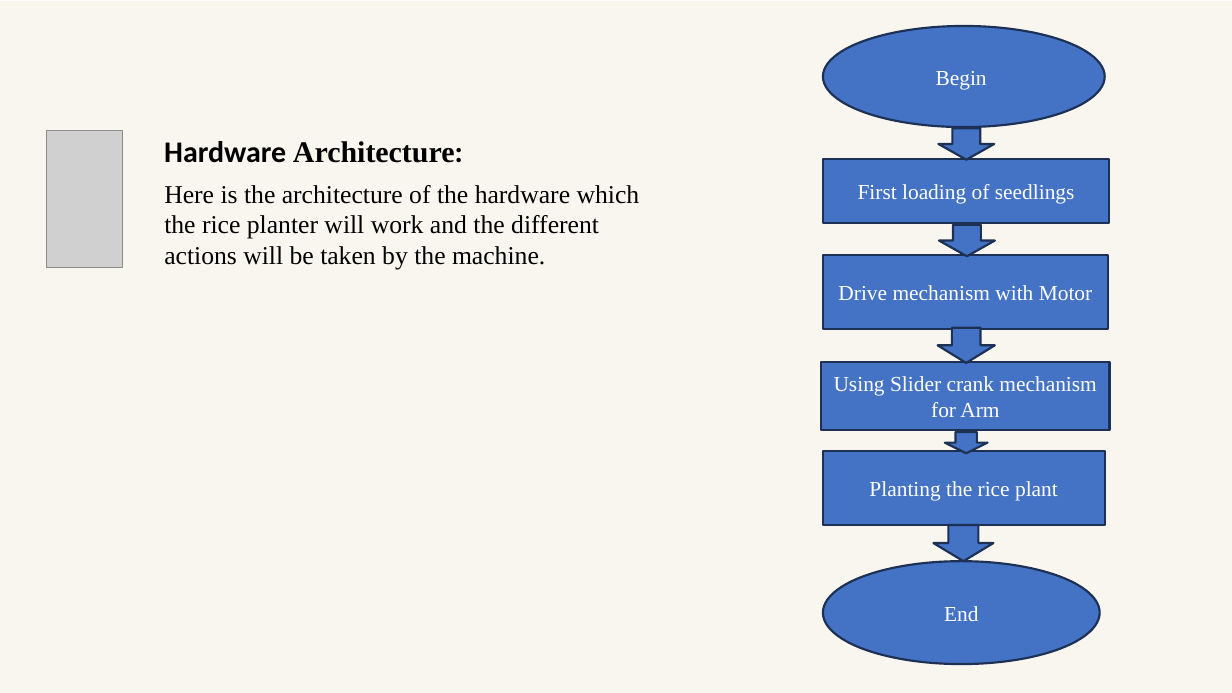
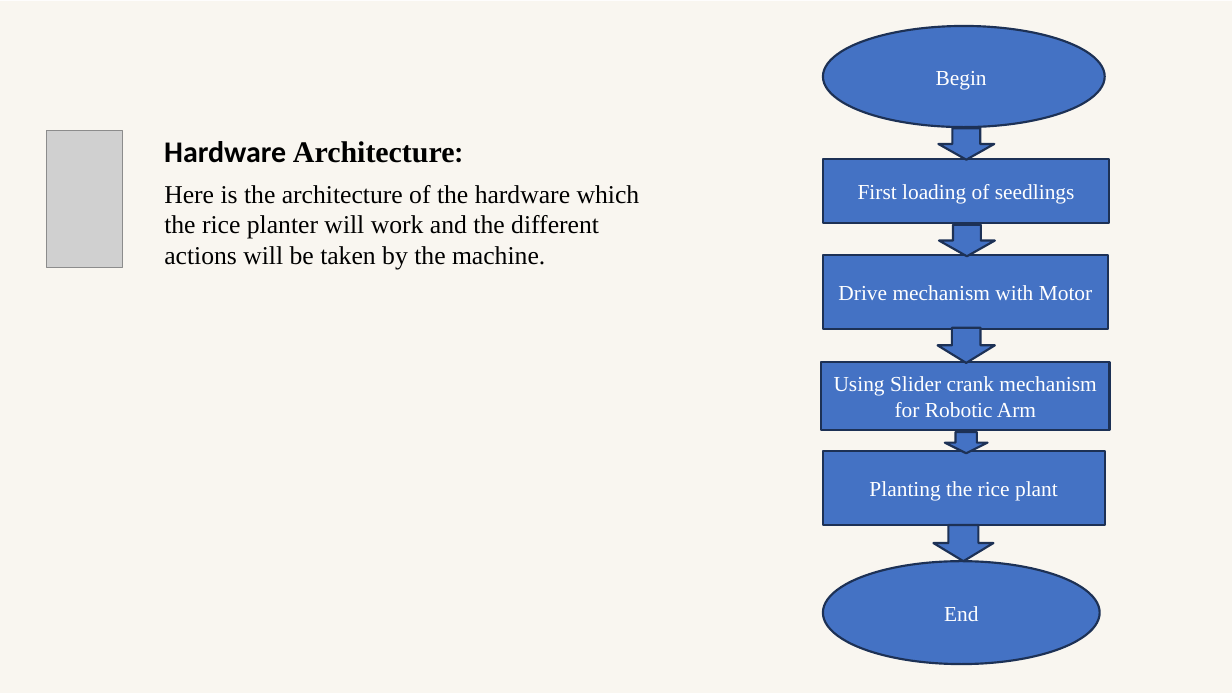
Before and after one commit to Vaibhav-1308/Agribot-Plantation-and-AI-Driven-Quality-Insights, a slide deck: slide 10 of PPT Competition edited.pptx. Drawn at 1232x693 pixels with LibreOffice and Linux fonts; fonts in the diff are those of the drawing; grey boxes stand for pictures. Boxes give left, top, right and bottom in pixels: in the first picture for what was removed or moved away, otherwise in the second. Text is boxed around its words. In the diff, an @@ line names an element or a change of style, - is before the commit and + after.

```diff
--- a/PPT Competition edited.pptx
+++ b/PPT Competition edited.pptx
@@ text in rectangle at bbox=[834, 376, 1096, 417]: text changed @@
-Using Slider crank mechanism for Arm
+Using Slider crank mechanism for Robotic Arm
```
Also in this commit, not shown: 3 other slides changed, 11 other files.
